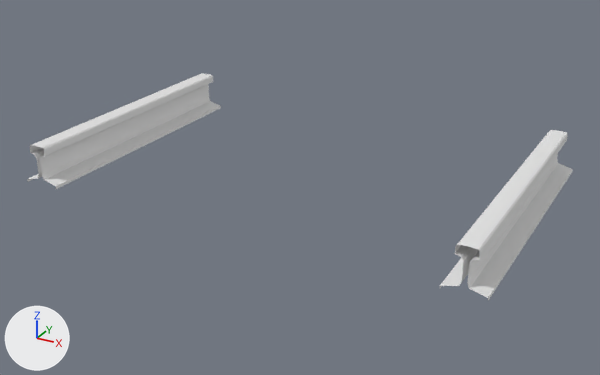
Two versions of the OBJ model resource/railProfile.obj, one commit apart.
Rendered twice from a camera (50 mm lens) standing at (1.287, -1.868, 0.996) and looking at (0.008, 0.457, -0.167). Lighting does not change. The marker at lower left points along +X, +Y and +Z. The older version comes first. Where no turn or scale is listed for an object, it has been applied to the vertices.

Names of what the first picture shows: 'mesh_scaled_double'.
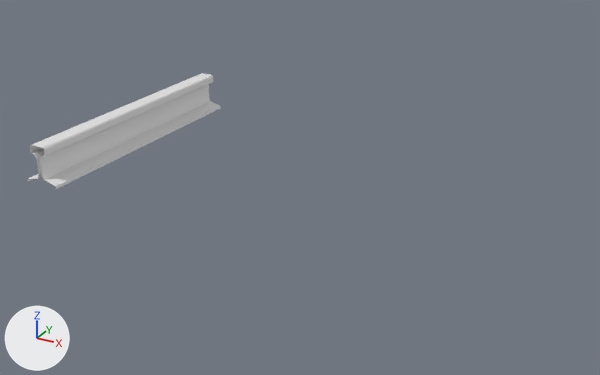
The newer file is also turned or shifted as a whole; pictures and numbers use the older file's frame.

Edits to the bpy script that builds the scene:
```text
Change me_mesh_scaled_double:
    used by ob_mesh_scaled_double; location = (0.0, 0.0, 0.0)
    remove me_mesh_scaled_double.from_pydata(...)  # 84 vertices, 38 faces; spans x -0.82..0.82, y 0.0..1.0, z -0.14..0.0
    add me_mesh_scaled_double.from_pydata(...)  # 42 vertices, 20 faces; spans x -0.82..-0.68, y 0.0..1.0, z -0.14..0.0
    me_mesh_scaled_double part 1: the loose piece of 42 vertices spanning x 0.68..0.82, y 0.0..1.0, z -0.14..0.0 is deleted
    other edits to the shape of me_mesh_scaled_double do not show in these pictures
```

Boxes (x1, y1, x2, y2) around the edits, measured in the pictures (600 x 375 px):
'mesh_scaled_double', reshaped (64% narrower, 49% shorter): before (27, 73, 573, 300); after (27, 73, 221, 189)
part 1 of me_mesh_scaled_double, deleted: before (440, 130, 573, 300)
